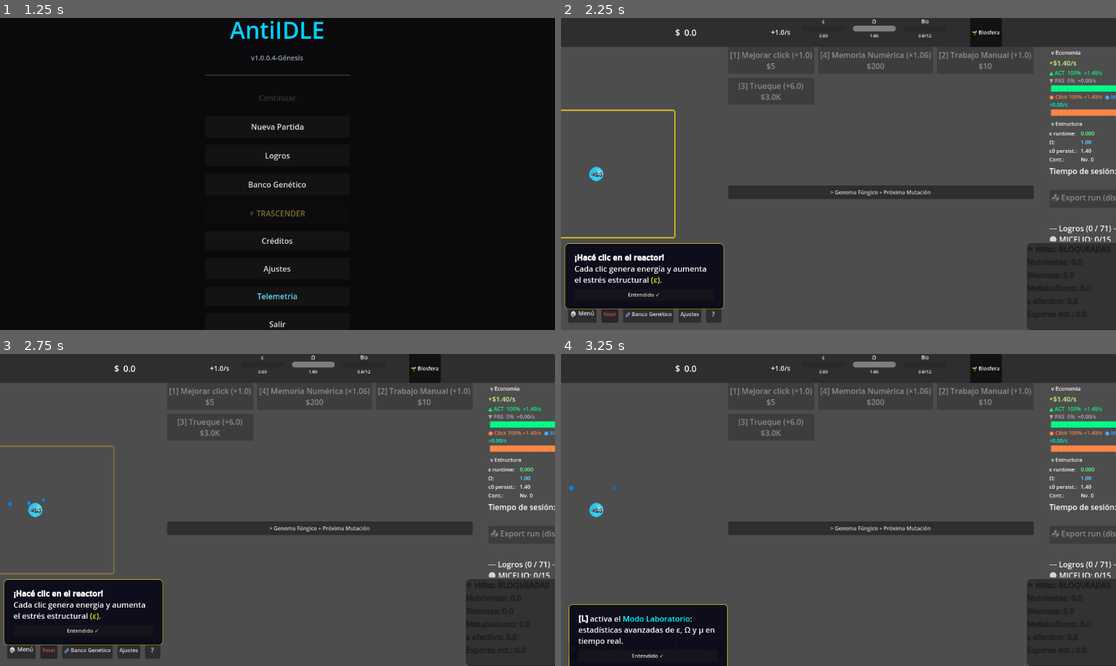
Above: before the commit, frames 1-4 (two rows, left to right).
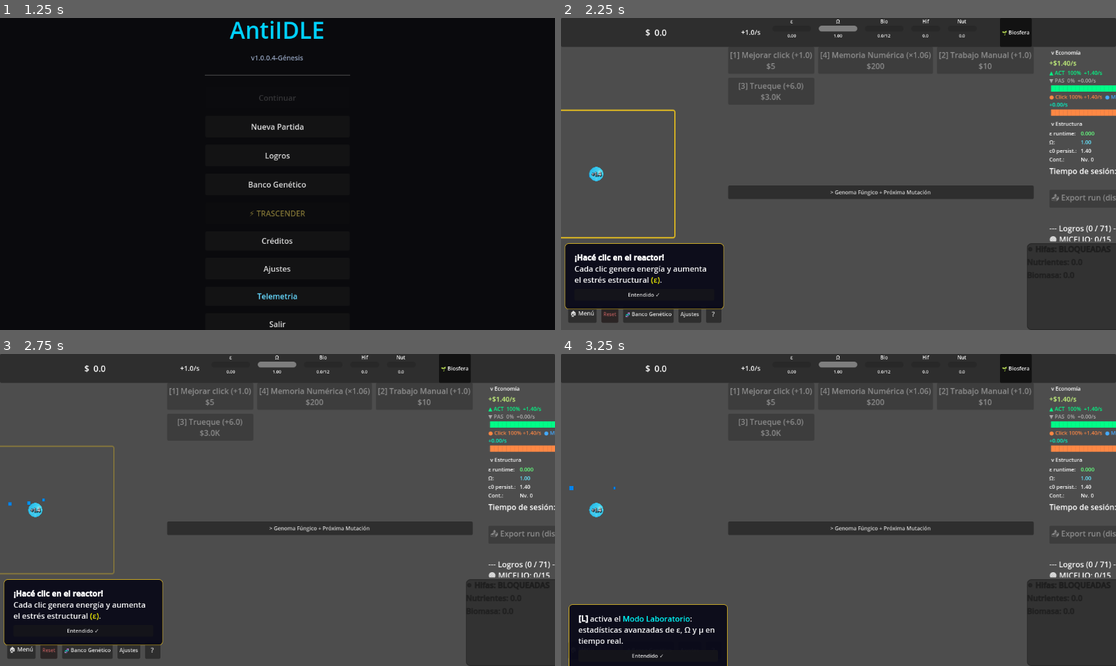
Above: after the commit, the same moments.

Repository: amurito/godot-idle-game
Game: Godot game, scene res://MainMenu.tscn
Same seed, same stepped clock (60 frames per second), same inputs: the game is played once before the commit and once after it.
Inputs:
- Up to frame 1 (1.25 s): click "Iniciar" at 0.5 s
- Up to frame 2 (2.25 s): click "Nueva Partida" at 1.25 s; click "Empezar" at 2 s
- Up to frame 3 (2.75 s): no input
- Up to frame 4 (3.25 s): click "Entendido ✓" at 2.75 s

Frame 1 is identical in both runs. In frame 2, 1.5% of the frame differs, in the area x 15-85%, y 0-10%; in frame 3, 1.5%; in frame 4, 1.5%.

Commit message:
feat(ui): hifas+nutrientes al header, sacar metabolismo/esporas/ε efectivo del panel biosfera
- main.tscn: HifasMetric + NutrientesMetric en MetricsDisplay (junto a ε, Ω, Bio)
- UIManager: vars header_hifas_bar/value + header_nutrientes_bar/value
  update_header_metrics() extendido con hifas (cap 40) y nutrientes (cap 50)
- main.gd: ambos call sites pasan BiosphereEngine.hifas y .nutrientes
- fungi_ui.gd: eliminados Metabolismo, EpsilonEff, Esporas labels + vars
- fungi.tscn: nodos Metabolismo, EpsilonEff, Esporas eliminados

Diff:
--- a/UIManager.gd
+++ b/UIManager.gd
@@ -51,9 +51,13 @@
 var header_epsilon_bar
 var header_omega_bar
 var header_biomasa_bar
+var header_hifas_bar
+var header_nutrientes_bar
 var header_epsilon_value
 var header_omega_value
 var header_biomasa_value
+var header_hifas_value
+var header_nutrientes_value
 
 # ========== CENTER PANEL COLLAPSIBLE — GENOMA ==========
 var genome_scroll            # GenomeScroll ScrollContainer (togglable)
@@ -124,9 +128,13 @@
 	header_epsilon_bar = _find_scene("EpsilonBar")
 	header_omega_bar = _find_scene("OmegaBar")
 	header_biomasa_bar = _find_scene("BiomasaBar")
+	header_hifas_bar = _find_scene("HifasBar")
+	header_nutrientes_bar = _find_scene("NutrientesBar")
 	header_epsilon_value = _find_scene("EpsilonValue")
 	header_omega_value = _find_scene("OmegaValue")
 	header_biomasa_value = _find_scene("BiomasaValue")
+	header_hifas_value = _find_scene("HifasValue")
+	header_nutrientes_value = _find_scene("NutrientesValue")
 
 	# Center panel collapsible — Genoma Fúngico
 	genome_scroll = _find("GenomeScroll")
@@ -260,19 +268,27 @@
 		delta_text += "/s"
 		header_money_delta.text = delta_text
 
-func update_header_metrics(epsilon: float, omega: float, biomasa: float, biomasa_max: float = 10.0):
+func update_header_metrics(epsilon: float, omega: float, biomasa: float, biomasa_max: float = 10.0, hifas: float = 0.0, nutrientes: float = 0.0):
 	if header_epsilon_bar:
 		header_epsilon_bar.value = clamp(epsilon, 0.0, 1.0)
 	if header_omega_bar:
 		header_omega_bar.value = clamp(omega, 0.0, 1.0)
 	if header_biomasa_bar:
 		header_biomasa_bar.value = clamp(biomasa / biomasa_max, 0.0, 1.0)
+	if header_hifas_bar:
+		header_hifas_bar.value = clamp(hifas / 40.0, 0.0, 1.0)
+	if header_nutrientes_bar:
+		header_nutrientes_bar.value = clamp(nutrientes / 50.0, 0.0, 1.0)
 	if header_epsilon_value:
 		header_epsilon_value.text = "%.2f" % epsilon
 	if header_omega_value:
 		header_omega_value.text = "%.2f" % omega
 	if header_biomasa_value:
 		header_biomasa_value.text = "%.1f/%.0f" % [biomasa, biomasa_max]
+	if header_hifas_value:
+		header_hifas_value.text = "%.1f" % hifas
+	if header_nutrientes_value:
+		header_nutrientes_value.text = "%.1f" % nutrientes
 
 func update_structural_metrics(epsilon: float, omega: float, persistence: float, accounting: int):
 	if structural_eps_value:
--- a/fungi.tscn
+++ b/fungi.tscn
@@ -68,21 +68,3 @@
 
 [node name="DesbloquearHifas" type="Button" parent="Panel/VBoxContainer"]
 layout_mode = 2
-
-[node name="Metabolismo" type="Label" parent="Panel/VBoxContainer"]
-layout_mode = 2
-size_flags_vertical = 1
-text = "Nutrientes: 0.0
-"
-
-[node name="EpsilonEff" type="Label" parent="Panel/VBoxContainer"]
-layout_mode = 2
-size_flags_vertical = 1
-text = "Nutrientes: 0.0
-"
-
-[node name="Esporas" type="Label" parent="Panel/VBoxContainer"]
-layout_mode = 2
-size_flags_vertical = 1
-text = "Esporas estimadas: 0.0
-"
--- a/fungi_ui.gd
+++ b/fungi_ui.gd
@@ -26,19 +26,8 @@
 var _hifas_establish_timer := 0.0
 const HIFAS_ESTABLISH_TIME := 40.0
 
-# --- Salidas físicas hacia el sistema ---
-var metabolism := 0.0
-
 func apply_fungi_color():
-	var labels = [
-		lbl_status,
-		lbl_nutrients,
-		lbl_biomass,
-		$Panel/VBoxContainer/Metabolismo,
-		$Panel/VBoxContainer/EpsilonEff,
-		$Panel/VBoxContainer/Esporas
-	]
-
+	var labels = [lbl_status, lbl_nutrients, lbl_biomass]
 	for l in labels:
 		if l:
 			l.add_theme_color_override("font_color", fungi_color)
@@ -96,16 +85,6 @@
 		return  # ⬅️ todavía no procesamos metabolismo
 
 	# --- A partir de acá, hifas activas ---
-	# La UI solo lee datos de BiosphereEngine, ya no los calcula ella misma
-
-	var biomass = BiosphereEngine.biomasa
-
-	# metabolismo = qué tan bien el sistema digiere su propia producción
-	var delta_money := float(EconomyManager.get_delta_total())
-	if delta_money > 0:
-		metabolism = biomass / delta_money
-	else:
-		metabolism = 0.0
 	pulse += delta * 2.5
 	var breathe = 0.6 + sin(pulse) * 0.15
 
@@ -125,7 +104,6 @@
 	hifas_unlocked = false
 	_hifas_establish_timer = 0.0
 	pulse = 0.0
-	metabolism = 0.0
 	update_ui()
 
 
@@ -162,17 +140,9 @@
 
 	lbl_status.modulate = current_color
 
-	# Aplicar el color actual a todos los labels del panel
-	for l in [lbl_nutrients, lbl_biomass, $Panel/VBoxContainer/Metabolismo, $Panel/VBoxContainer/EpsilonEff, $Panel/VBoxContainer/Esporas]:
+	for l in [lbl_nutrients, lbl_biomass]:
 		if l:
 			l.modulate = current_color
 
 	lbl_nutrients.text = "Nutrientes: " + str(snapped(BiosphereEngine.nutrientes, 0.1))
 	lbl_biomass.text   = "Biomasa: " + str(snapped(BiosphereEngine.biomasa, 0.1))
-	$Panel/VBoxContainer/Metabolismo.text = "Metabolismo: " + str(snapped(metabolism, 0.001))
-	$Panel/VBoxContainer/EpsilonEff.text = "ε efectivo: " + str(snapped(BiosphereEngine.epsilon_effective, 0.01))
-
-	# Estimación de esporas
-	var est_spores = BiosphereEngine.biomasa * 0.8
-	if EvoManager.seta_formada: est_spores *= 3.0
-	$Panel/VBoxContainer/Esporas.text = "Esporas est.: " + str(snapped(est_spores, 0.1))
--- a/main.gd
+++ b/main.gd
@@ -911,7 +911,9 @@
 		StructuralModel.epsilon_runtime,
 		StructuralModel.omega,
 		BiosphereEngine.biomasa,
-		12.0  # biomasa_max for progress bar
+		12.0,
+		BiosphereEngine.hifas,
+		BiosphereEngine.nutrientes
 	)
 
 	# Update structural metrics panel (Phase 4)
@@ -1812,7 +1814,9 @@
 		StructuralModel.epsilon_runtime,
 		StructuralModel.omega,
 		BiosphereEngine.biomasa,
-		20.0
+		20.0,
+		BiosphereEngine.hifas,
+		BiosphereEngine.nutrientes
 	)
 
 
--- a/main.tscn
+++ b/main.tscn
@@ -171,6 +171,56 @@
 text = "0.0"
 horizontal_alignment = 1
 
+[node name="HifasMetric" type="VBoxContainer" parent="HeaderBar/HeaderContent/MetricsDisplay"]
+layout_mode = 2
+size_flags_horizontal = 3
+theme_override_constants/separation = 2
+
+[node name="HifasLabel" type="Label" parent="HeaderBar/HeaderContent/MetricsDisplay/HifasMetric"]
+layout_mode = 2
+theme_override_font_sizes/font_size = 10
+text = "Hif"
+horizontal_alignment = 1
+
+[node name="HifasBar" type="ProgressBar" parent="HeaderBar/HeaderContent/MetricsDisplay/HifasMetric"]
+unique_name_in_owner = true
+custom_minimum_size = Vector2(60, 12)
+layout_mode = 2
+max_value = 1.0
+show_percentage = false
+
+[node name="HifasValue" type="Label" parent="HeaderBar/HeaderContent/MetricsDisplay/HifasMetric"]
+unique_name_in_owner = true
+layout_mode = 2
+theme_override_font_sizes/font_size = 9
+text = "0.0"
+horizontal_alignment = 1
+
+[node name="NutrientesMetric" type="VBoxContainer" parent="HeaderBar/HeaderContent/MetricsDisplay"]
+layout_mode = 2
+size_flags_horizontal = 3
+theme_override_constants/separation = 2
+
+[node name="NutrientesLabel" type="Label" parent="HeaderBar/HeaderContent/MetricsDisplay/NutrientesMetric"]
+layout_mode = 2
+theme_override_font_sizes/font_size = 10
+text = "Nut"
+horizontal_alignment = 1
+
+[node name="NutrientesBar" type="ProgressBar" parent="HeaderBar/HeaderContent/MetricsDisplay/NutrientesMetric"]
+unique_name_in_owner = true
+custom_minimum_size = Vector2(60, 12)
+layout_mode = 2
+max_value = 1.0
+show_percentage = false
+
+[node name="NutrientesValue" type="Label" parent="HeaderBar/HeaderContent/MetricsDisplay/NutrientesMetric"]
+unique_name_in_owner = true
+layout_mode = 2
+theme_override_font_sizes/font_size = 9
+text = "0.0"
+horizontal_alignment = 1
+
 [node name="LegacyIndicators" type="HBoxContainer" parent="HeaderBar/HeaderContent"]
 layout_mode = 2
 theme_override_constants/separation = 4
